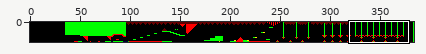
Sprite sheet: src/lx/ledgeo/maps/Level2.png. The first picture is a wide view before the edit; the outline marks the close-up.
Close-up. First the earlier version:
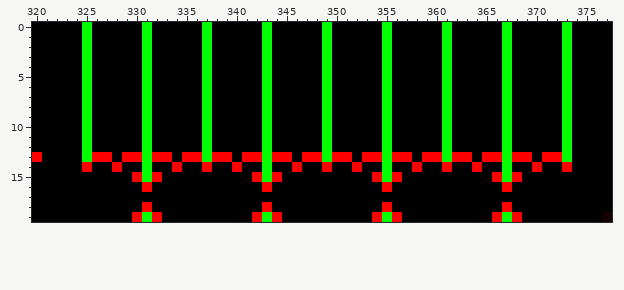
The file is 384x20 pixels. Shown: x 320..377, y 0..19.
After:
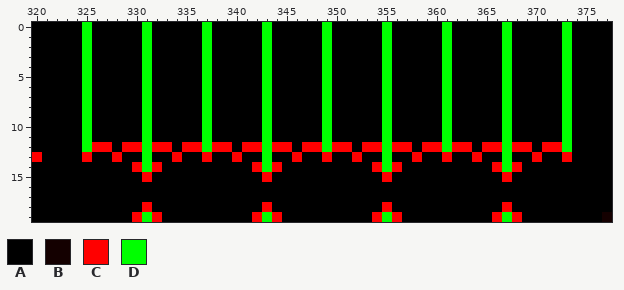
Palette (. is transparent): A #000000  B #140000  C #ff0000  D #00ff00
Difference:
@@ x 320..377 @@
 11 AAAAADAAAAADAAAAADAAAAADAAAAADAAAAADAAAAADAAAAADAAAAADAAAA
-12 AAAAADAAAAADAAAAADAAAAADAAAAADAAAAADAAAAADAAAAADAAAAADAAAA
-13 CAAAADCCACCDCCACCDCCACCDCCACCDCCACCDCCACCDCCACCDCCACCDAAAA
-14 AAAAACAACAADAACAACAACAADAACAACAACAADAACAACAACAADAACAACAAAA
-15 AAAAAAAAAACDCAAAAAAAAACDCAAAAAAAAACDCAAAAAAAAACDCAAAAAAAAA
-16 AAAAAAAAAAACAAAAAAAAAAACAAAAAAAAAAACAAAAAAAAAAACAAAAAAAAAA
+12 AAAAADCCACCDCCACCDCCACCDCCACCDCCACCDCCACCDCCACCDCCACCDAAAA
+13 CAAAACAACAADAACAACAACAADAACAACAACAADAACAACAACAADAACAACAAAA
+14 AAAAAAAAAACDCAAAAAAAAACDCAAAAAAAAACDCAAAAAAAAACDCAAAAAAAAA
+15 AAAAAAAAAAACAAAAAAAAAAACAAAAAAAAAAACAAAAAAAAAAACAAAAAAAAAA
+16 AAAAAAAAAAAAAAAAAAAAAAAAAAAAAAAAAAAAAAAAAAAAAAAAAAAAAAAAAA
 17 AAAAAAAAAAAAAAAAAAAAAAAAAAAAAAAAAAAAAAAAAAAAAAAAAAAAAAAAAA
Boxes around the changes in both close-ups, in picture pixels (x1, y1, x2, y2):
changed: (82, 142, 572, 192)
